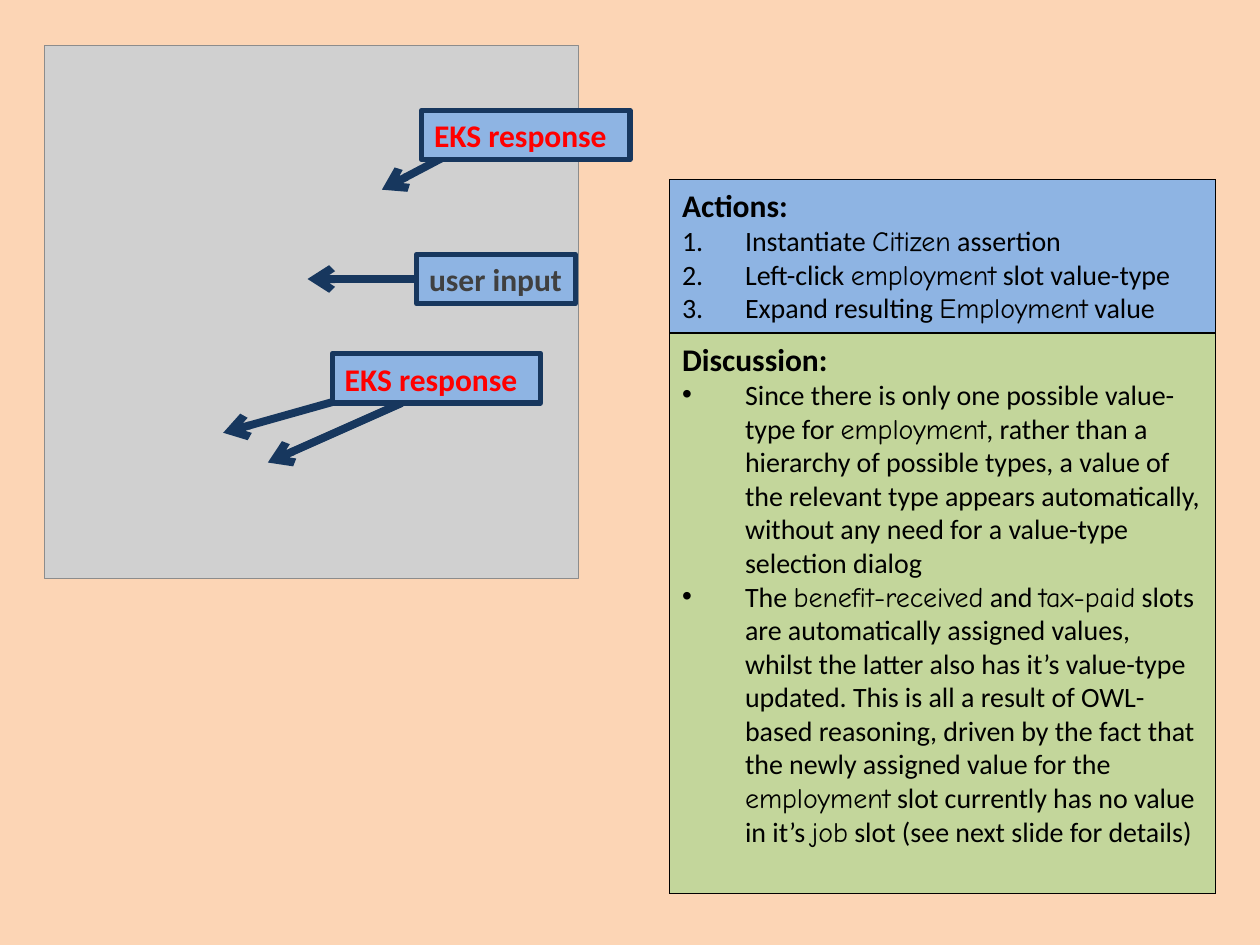
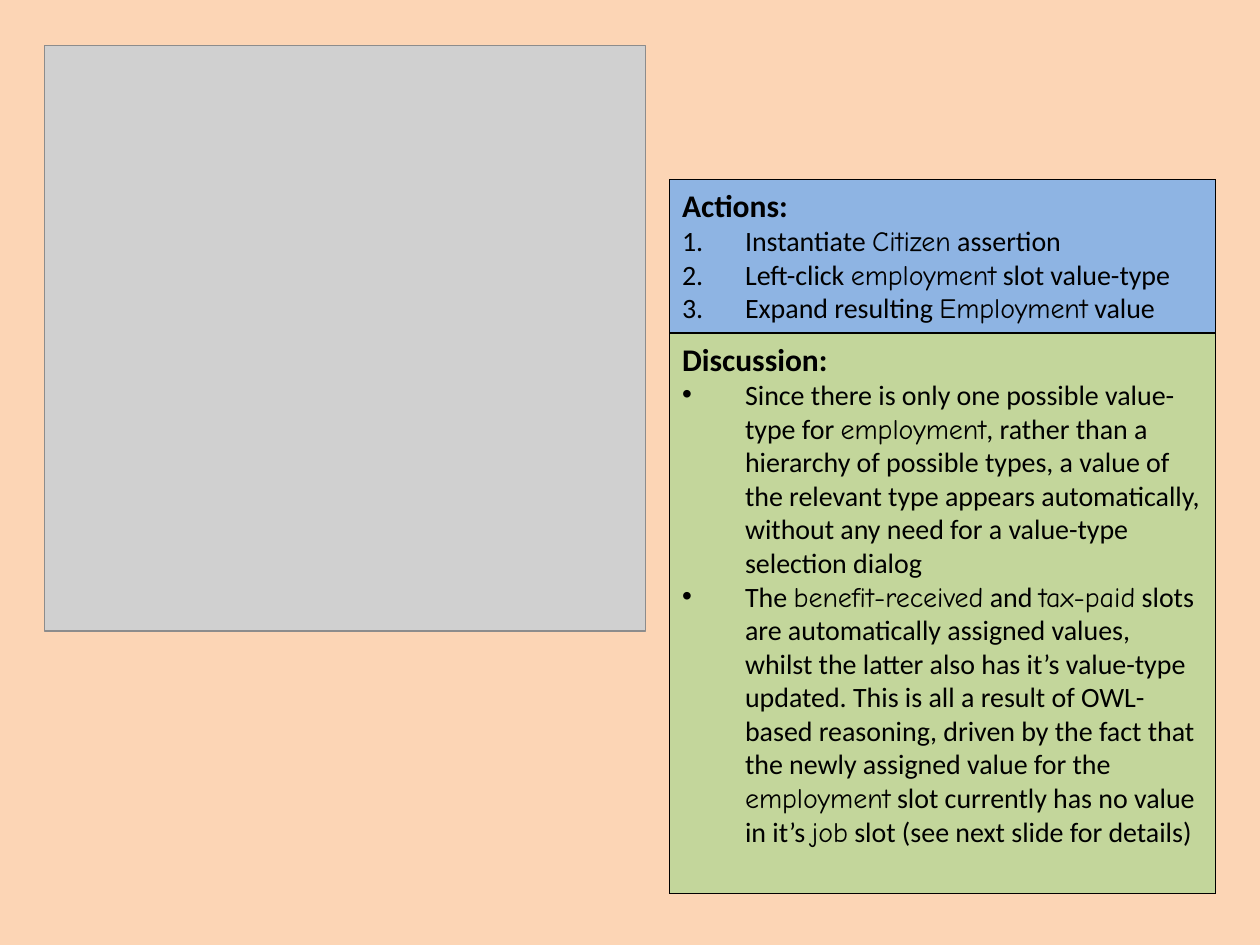
Before and after one commit to colin-puleston/mekon-hobo, a slide deck: slide 36 of docs/MEKON-HOBO Introductory Tutorial.pptx. Drawn at 1260x945 pixels with LibreOffice and Linux fonts; fonts in the diff are those of the drawing; grey boxes stand for pictures. Boxes give left, top, right and bottom in pixels: in the first picture for what was removed or moved away, otherwise in the second. Text is boxed around its words. In the diff, an @@ line names an element or a change of style, - is before the commit and + after.

```diff
--- a/docs/MEKON-HOBO Introductory Tutorial.pptx
+++ b/docs/MEKON-HOBO Introductory Tutorial.pptx
@@ picture: place and size @@
-picture at (44,45,578,578)
+picture at (44,45,645,631)
@@ rectangle removed at (422,111,630,160) @@
-EKS response
@@ arrow removed from (476, 140) to (382, 190) @@
@@ rectangle removed at (417,255,576,304) @@
-user input
@@ arrow removed from (446, 278) to (307, 278) @@
@@ rectangle removed at (333,354,541,403) @@
-EKS response
@@ arrow removed from (382, 388) to (223, 433) @@
@@ arrow removed from (402, 403) to (268, 462) @@
```
Also in this commit, not shown: 31 other slides changed.
